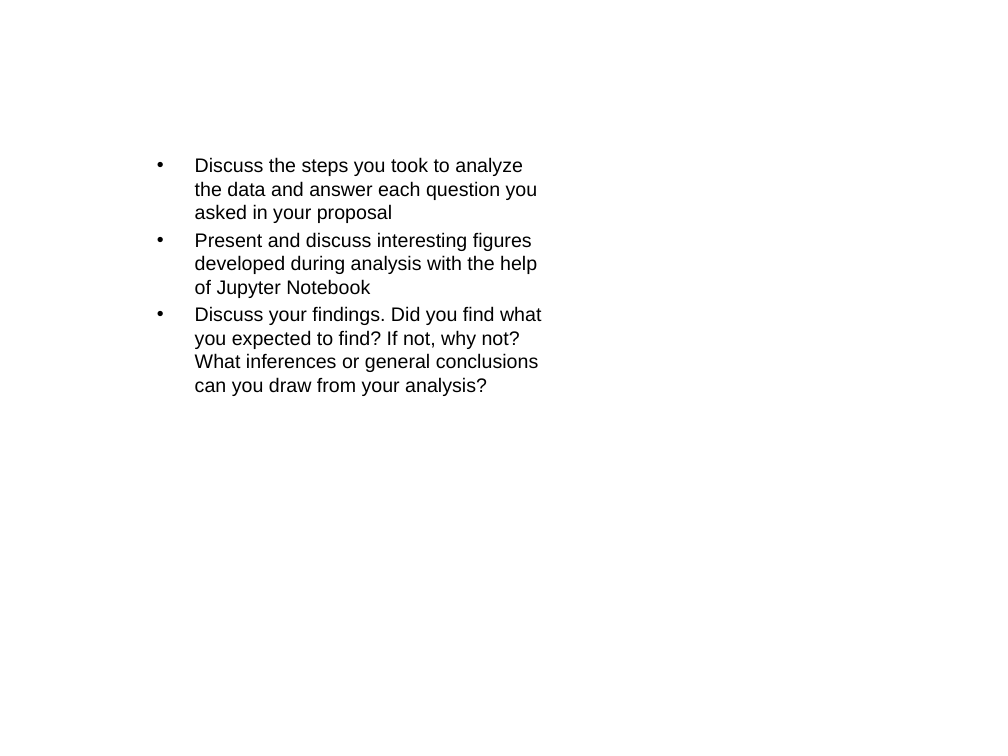
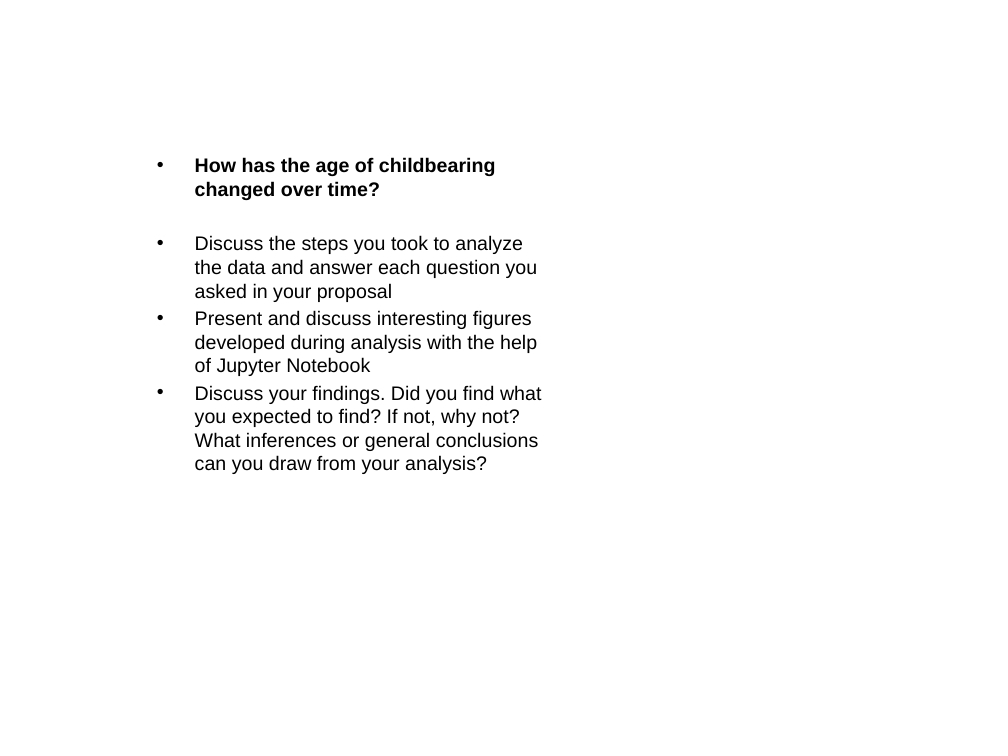
Before and after one commit to CShattoJones/Teamfive, a slide deck: slide 8 of sgoodel3template.pptx. Drawn at 1008x756 pixels with LibreOffice and Linux fonts; fonts in the diff are those of the drawing; background and template pictures are left out. Boxes give left, top, right and bottom in pixels: in the first picture for what was removed or moved away, otherwise in the second. Text is boxed around its words. In the diff, an @@ line names an element or a change of style, - is before the commit and + after.

```diff
--- a/sgoodel3template.pptx
+++ b/sgoodel3template.pptx
@@ text at bbox=[195, 157, 496, 200]: paragraph added @@
+• How has the age of childbearing changed over time?
```
Also in this commit, not shown: 4 other slides changed.
